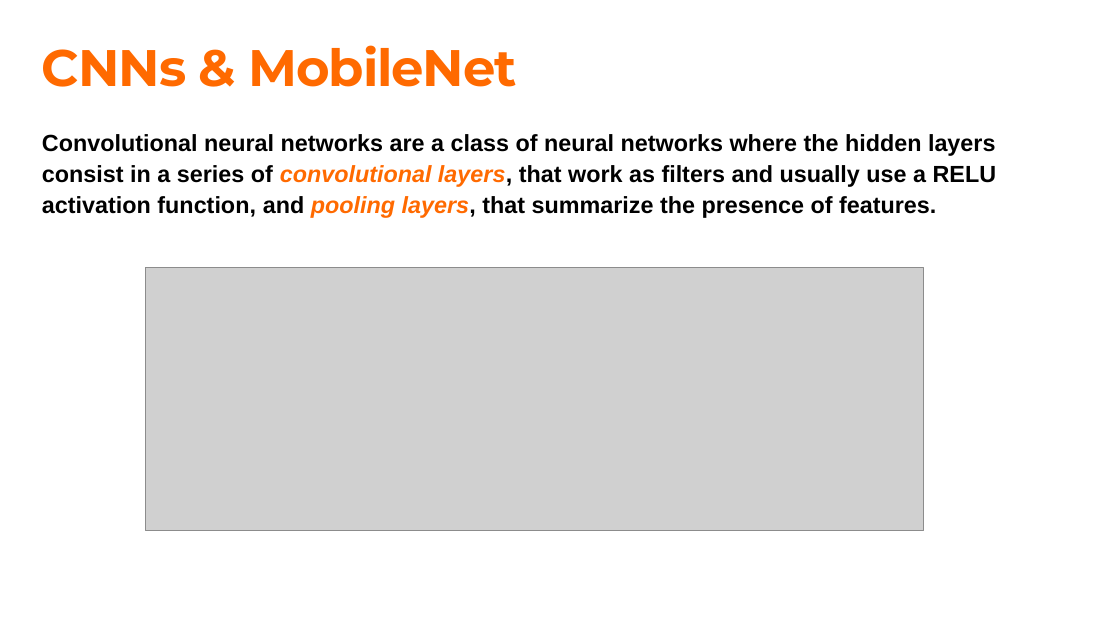
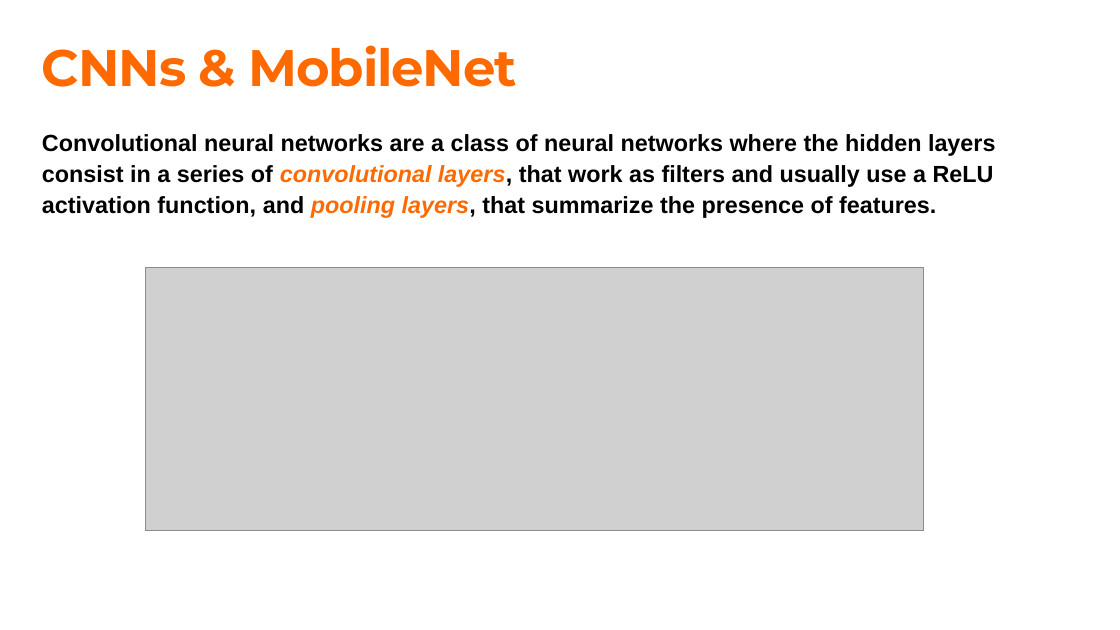
Before and after one commit to Ace95/transferlearning_AIDay, a slide deck: slide 9 of TransferLearning.pptx. Drawn at 1120x630 pixels with LibreOffice and Linux fonts; fonts in the diff are those of the drawing; grey boxes stand for pictures; background and template pictures are left out. Boxes give left, top, right and bottom in pixels: in the first picture for what was removed or moved away, otherwise in the second. Text is boxed around its words. In the diff, an @@ line names an element or a change of style, - is before the commit and + after.

```diff
--- a/TransferLearning.pptx
+++ b/TransferLearning.pptx
@@ text at [42,134,996,218]: text changed @@
-Convolutional neural networks are a class of neural networks where the hidden layers consist in a series of convolutional layers, that work as filters and usually use a RELU activation function, and pooling layers, that summarize the presence of features.
+Convolutional neural networks are a class of neural networks where the hidden layers consist in a series of convolutional layers, that work as filters and usually use a ReLU activation function, and pooling layers, that summarize the presence of features.
```
Also in this commit, not shown: 1 other slide changed, 1 slide removed, 2 other files.
